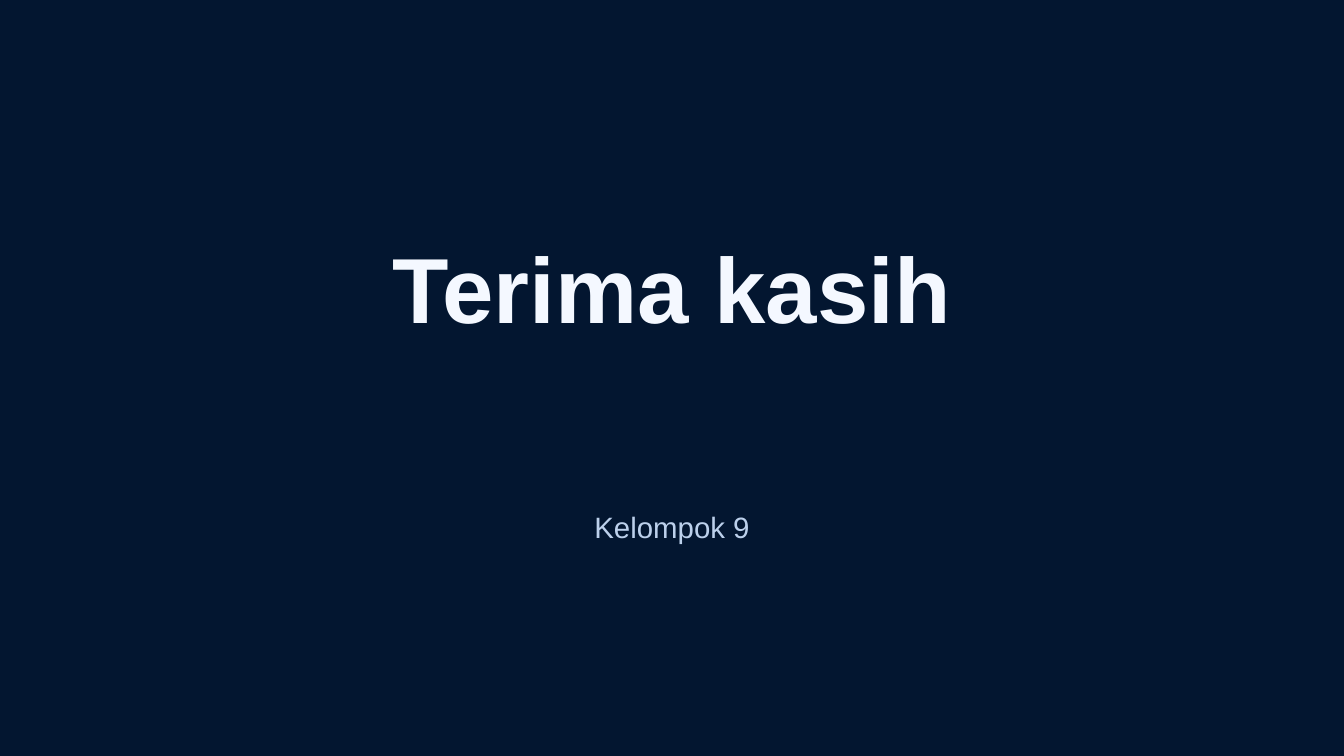
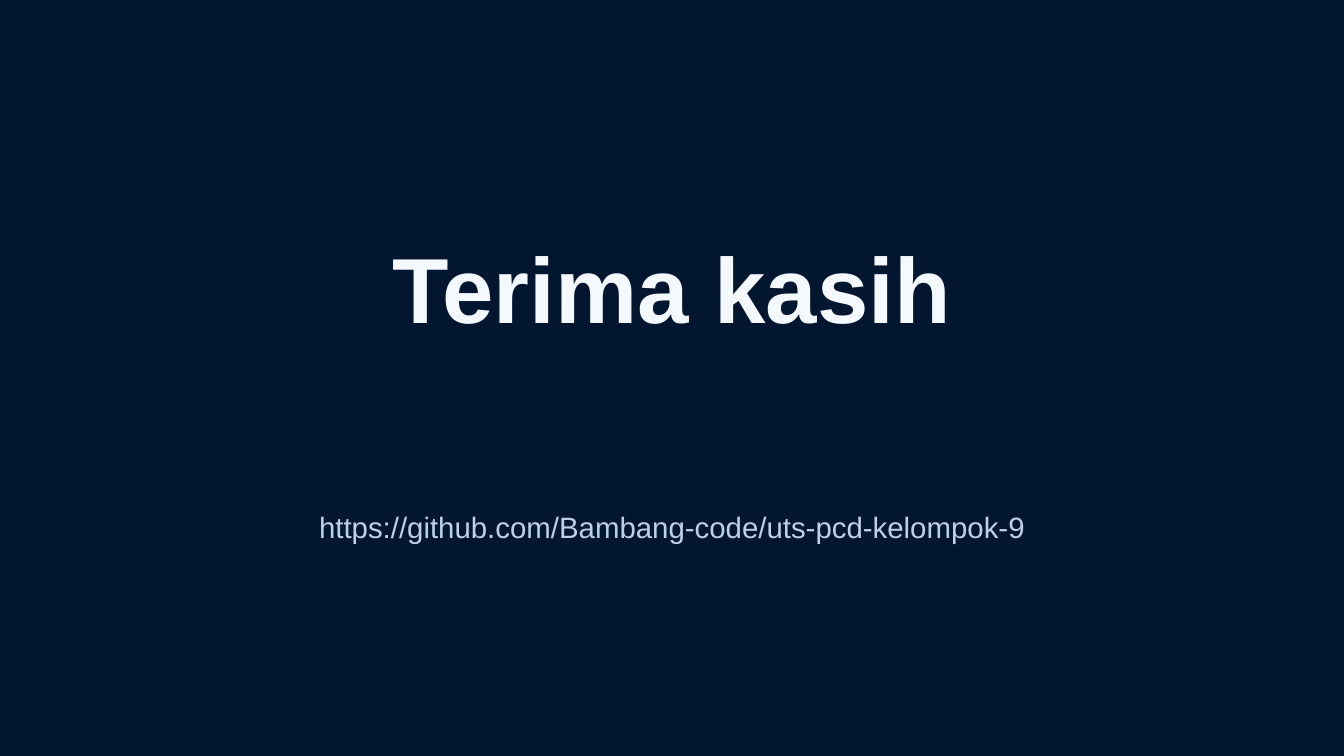
Before and after one commit to Bambang-code/uts-pcd-kelompok-9, a slide deck: slide 11 of laporan/ppt/presentasi-uts-pcd-kelompok-9.pptx. Drawn at 1344x756 pixels with LibreOffice and Linux fonts; fonts in the diff are those of the drawing; background and template pictures are left out. Boxes give left, top, right and bottom in pixels: in the first picture for what was removed or moved away, otherwise in the second. Text is boxed around its words. In the diff, an @@ line names an element or a change of style, - is before the commit and + after.

```diff
--- a/laporan/ppt/presentasi-uts-pcd-kelompok-9.pptx
+++ b/laporan/ppt/presentasi-uts-pcd-kelompok-9.pptx
@@ text at box(319, 516, 1025, 544): text changed @@
-Kelompok 9
+https://github.com/Bambang-code/uts-pcd-kelompok-9
```
Also in this commit, not shown: 7 other slides changed, 41 other files.
